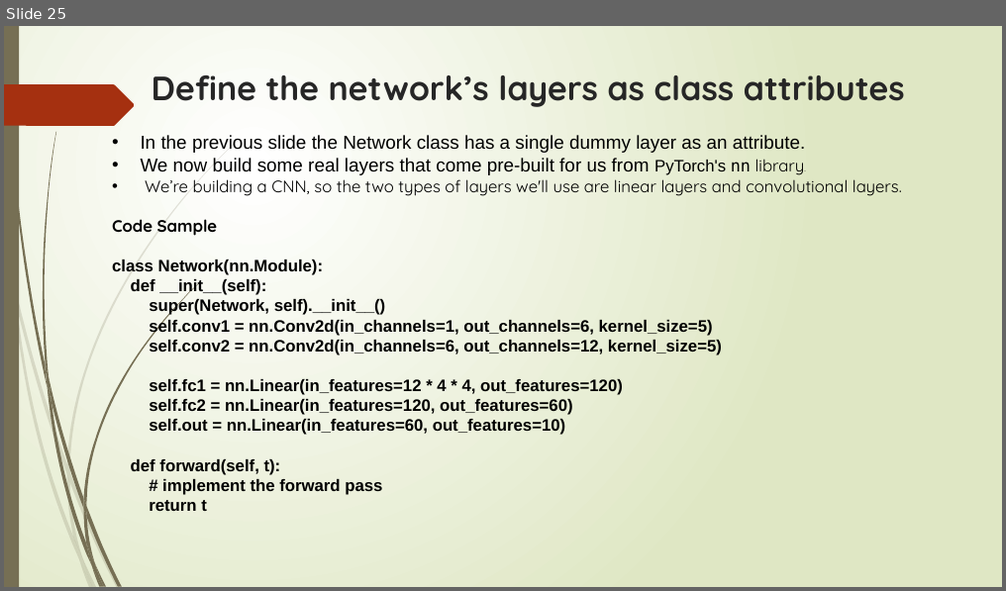
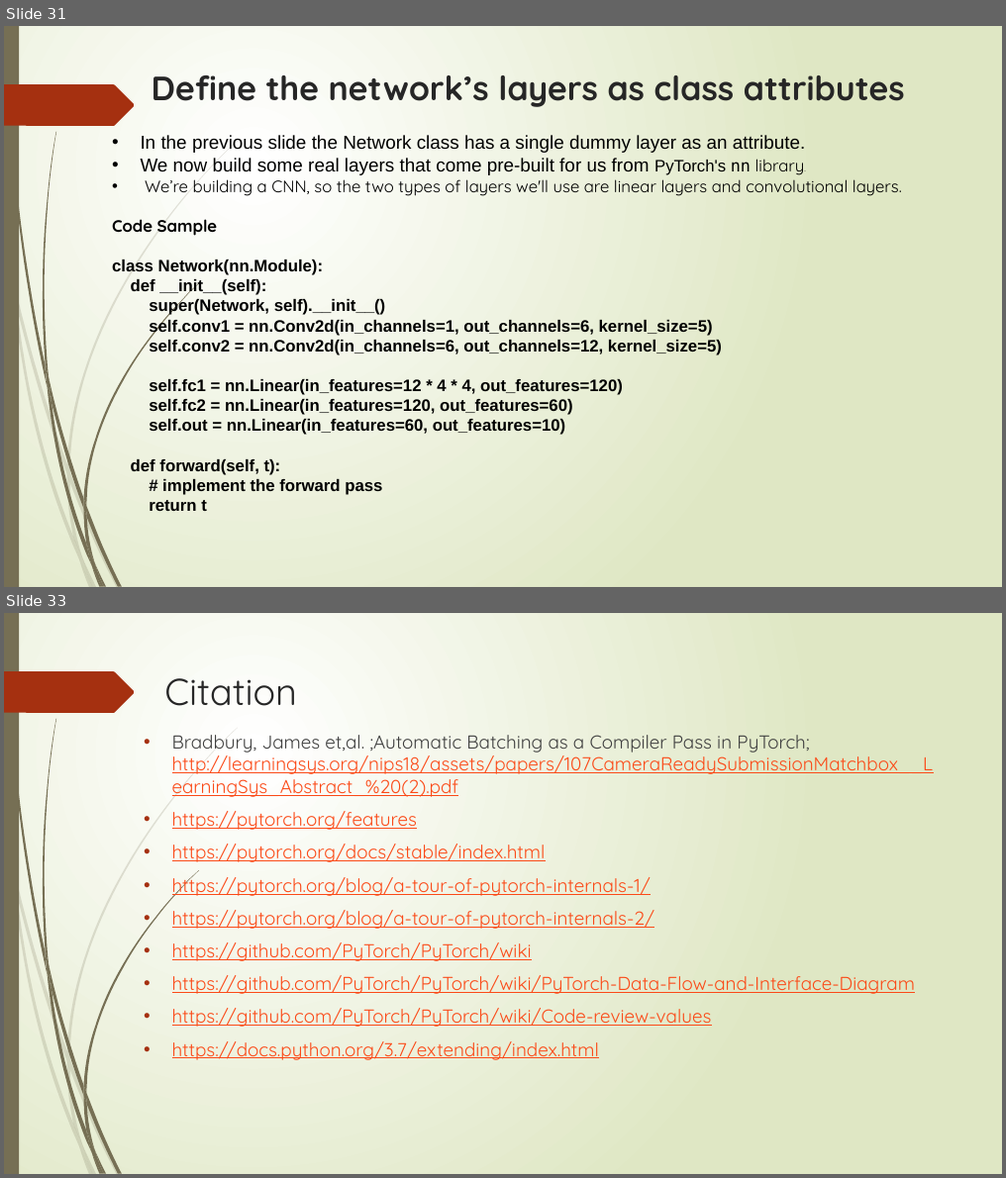
Before and after one commit to DivJAth/OOADPytorch, a slide deck: Grad_Presentation.pptx. Shown one above the other, each under a label of ours: slide 25 before the commit, slides 31 and 33 after it; the slides between them are not shown. The pictures are 1006x591 and 1006x1178 pixels, drawn with LibreOffice and Linux fonts; fonts in the diff are those of the drawing. Boxes give left, top, right and bottom in pixels: in the first picture for what was removed or moved away, otherwise in the second. Text is boxed around its words. In the diff, an @@ line names an element or a change of style, - is before the commit and + after.

```diff
--- a/Grad_Presentation.pptx
+++ b/Grad_Presentation.pptx
@@ slide 33 added at (4,613,1002,1174), background gradient #FFFFFF to #DFE8C4; not listed: 24 template elements that a slide beside it also shows @@
@@ title added at (164,678,297,706), 36 pt, text #262626 @@
+Citation
@@ text added at (172,735,934,1060), 18 pt, text #FB4A18, underline @@
+• Bradbury, James et,al. ;Automatic Batching as a Compiler Pass in PyTorch; http://learningsys.org/nips18/assets/papers/107CameraReadySubmissionMatchbox__LearningSys_Abstract_%20(2).pdf
+• https://pytorch.org/features
+• https://pytorch.org/docs/stable/index.html
+• https://pytorch.org/blog/a-tour-of-pytorch-internals-1/
+• https://pytorch.org/blog/a-tour-of-pytorch-internals-2/
+• https://github.com/PyTorch/PyTorch/wiki
+• https://github.com/PyTorch/PyTorch/wiki/PyTorch-Data-Flow-and-Interface-Diagram
+• https://github.com/PyTorch/PyTorch/wiki/Code-review-values
+• https://docs.python.org/3.7/extending/index.html
@@ what was slide 25 is now slide 31 @@
```
Also in this commit, not shown: 2 slides changed, 8 other slides added, 2 slides removed, 1 other file.
